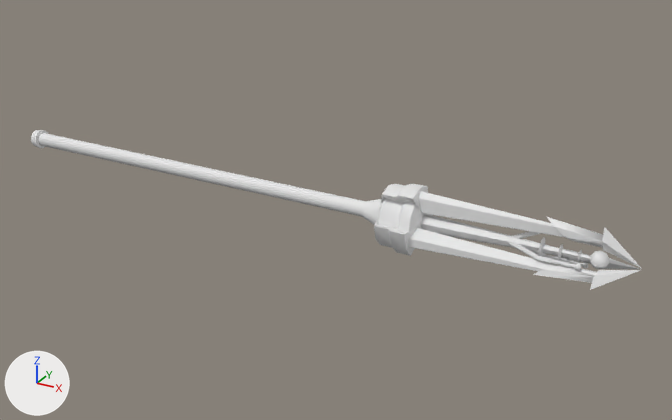
Before and after pictures for a commit that changed the FBX model ArtSource/weapons/plasmaGatling/plasmaSpear.fbx.
Rendered twice from a camera (50 mm lens) standing at (1.652, -2.631, 1.281) and looking at (0.171, 0.061, -0.066). Lighting does not change. The marker at lower left points along +X, +Y and +Z. Vertices at the same position are counted once.

The first picture shows 'Spear_shaft_1.001'.
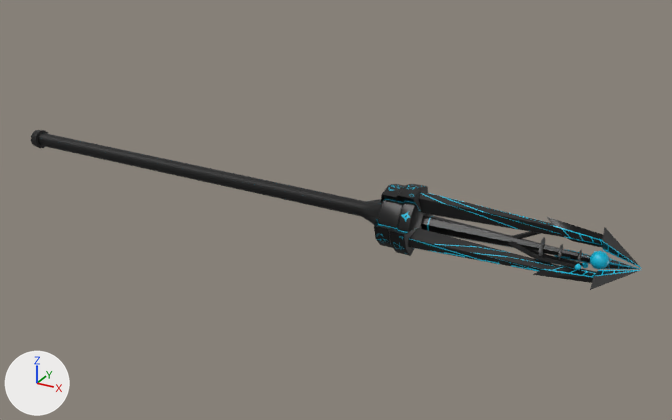
The newer file is also turned or shifted as a whole; pictures and numbers use the older file's frame.

What differs and where, as boxes [x1, y1, x2, y2] in the pictures (672 x 420 px):
'Spear_shaft_1.001', recoloured, surface changed, moved, turned (white to black)
    both: [31, 130, 641, 290]

The edits, one by one:
Picture 'plasmaSpear_albedo.png' (img_plasmaspear_albedo_png) is new.
Material 'Mat' (mat_mat) is new.
Uses the picture img_plasmaspear_albedo_png.
me_spear_shaft_1_ncl1_1 has 577 vertices, 1038 faces and spans x -125.0..125.0, y -11.0..11.0, z -12.0..12.0.
me_spear_shaft_1_ncl1_1 is used by ob_spear_shaft_1_001; location (0.0, 0.0, 0.0); rotation (1.571, 0.0, -3.142), in degrees (90, 0, -180); scale (0.01, 0.01, 0.01).
me_spear_shaft_1_ncl1_1 part 1: texture (UV) coordinates of 1038 of 1038 faces, centred in x -117.0..123.0, y -10.0..11.0, z -11.0..11.0, changed; they spanned u 0.0..1.0, v 0.0..1.0 and now span u 0.0..1.0, v 0.0..1.0.
me_spear_shaft_1_ncl1_1 now uses material mat_mat.
Object 'Spear_shaft_1.001' (ob_spear_shaft_1_001) moves from (0.0, 0.0, 0.0) to (0.0, -0.007, -0.012).
Object 'Spear_shaft_1.001' (ob_spear_shaft_1_001) turns from (90, 0, -180) to (-30, 0, -180) degrees about x, y and z.
